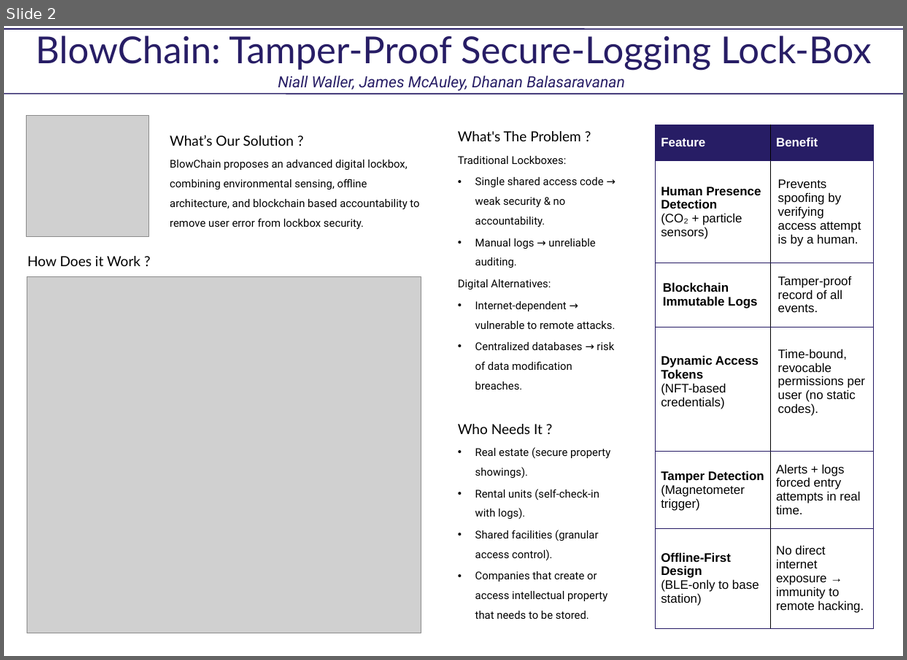
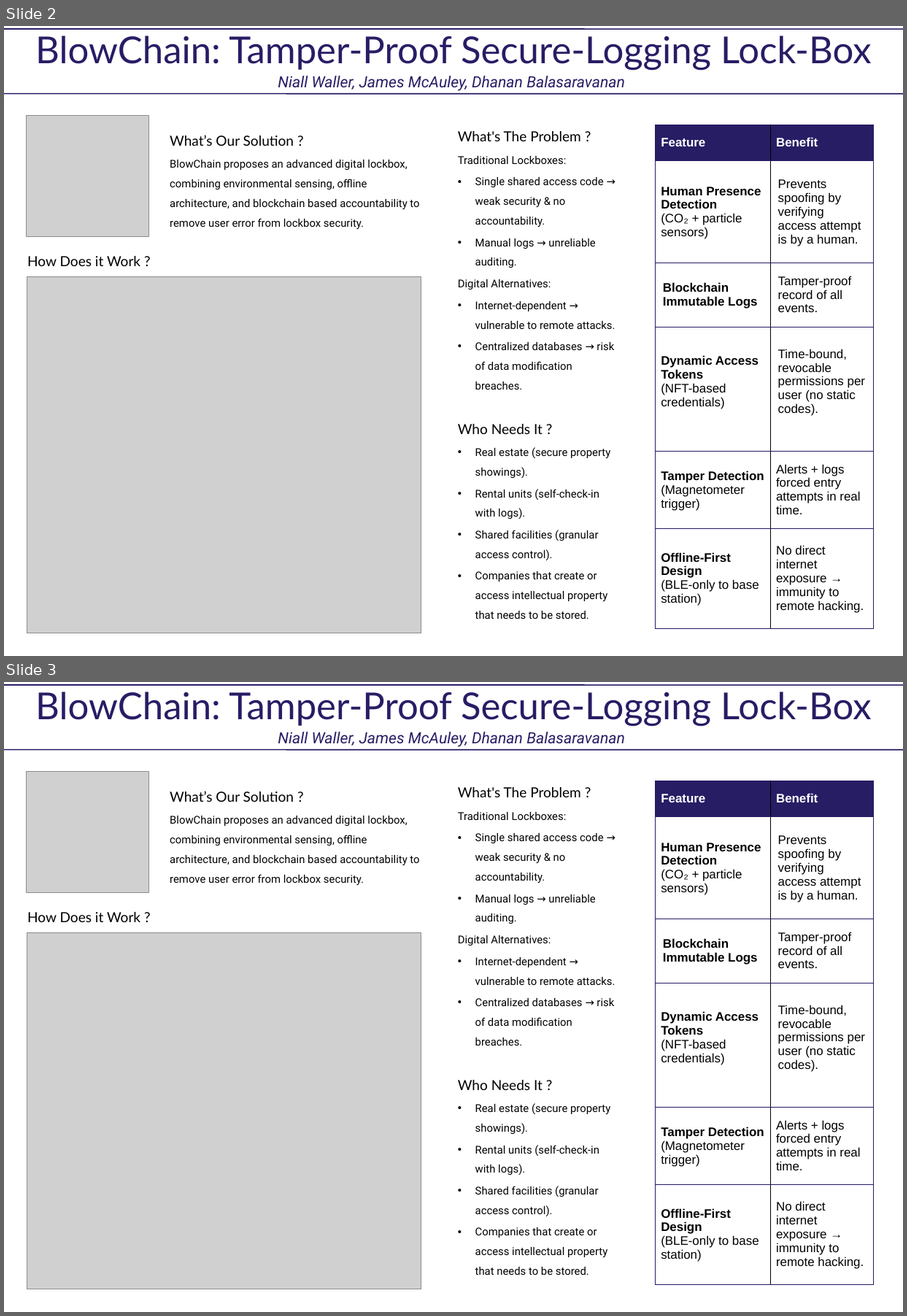
Before and after one commit to JFinnbarrM/BlowChain, a slide deck: wiki_assets/files/poster_template.pptx. Shown one above the other, each under a label of ours: slide 2 before the commit, slides 2 and 3 after it. The pictures are 907x660 and 907x1316 pixels, drawn with LibreOffice and Linux fonts; fonts in the diff are those of the drawing; grey boxes stand for pictures. Boxes give left, top, right and bottom in pixels: in the first picture for what was removed or moved away, otherwise in the second. Text is boxed around its words. In the diff, an @@ line names an element or a change of style, - is before the commit and + after.

```diff
--- a/wiki_assets/files/poster_template.pptx
+++ b/wiki_assets/files/poster_template.pptx
@@ slide 3 added at (x1=4, y1=682, x2=903, y2=1312), background #FFFFFF; not listed: 2 template elements that a slide beside it also shows @@
@@ title added at (x1=35, y1=691, x2=871, y2=726), 48 pt, text #271D65 @@
+BlowChain: Tamper-Proof Secure-Logging Lock-Box
@@ subtitle added at (x1=278, y1=732, x2=625, y2=747), 20 pt, text #271D65, italic @@
+Niall Waller, James McAuley, Dhanan Balasaravanan
@@ picture added at (x1=27, y1=771, x2=149, y2=892) @@
@@ text added at (x1=170, y1=791, x2=419, y2=885), 14 pt, text #000000 @@
+What’s Our Solution ?
+BlowChain proposes an advanced digital lockbox, combining environmental sensing, offline architecture, and blockchain based accountability to remove user error from lockbox security.
@@ text added at (x1=458, y1=787, x2=616, y2=1046), 14 pt, text #000000 @@
+What's The Problem ?
+Traditional Lockboxes:
+• Single shared access code → weak security & no accountability.
+• Manual logs → unreliable auditing.
+Digital Alternatives:
+• Internet-dependent → vulnerable to remote attacks.
+• Centralized databases → risk of data modification breaches.
@@ table added at (x1=655, y1=781, x2=874, y2=1284), 6 rows, 2 columns @@
+Feature | Benefit
+Human Presence Detection (CO₂ + particle sensors) | Prevents spoofing by verifying access attempt is by a human.
+Blockchain Immutable Logs | Tamper-proof record of all events.
+Dynamic Access Tokens (NFT-based credentials) | Time-bound, revocable permissions per user (no static codes).
+Tamper Detection (Magnetometer trigger) | Alerts + logs forced entry attempts in real time.
+Offline-First Design (BLE-only to base station) | No direct internet exposure → immunity to remote hacking.
@@ text added at (x1=27, y1=912, x2=141, y2=922), 18 pt, text #000000 @@
+How Does it Work ?
@@ picture added at (x1=27, y1=932, x2=422, y2=1288) @@
@@ text added at (x1=458, y1=1080, x2=611, y2=1275), 14 pt, text #000000 @@
+Who Needs It ?
+• Real estate (secure property showings).
+• Rental units (self-check-in with logs).
+• Shared facilities (granular access control).
+• Companies that create or access intellectual property that needs to be stored.
```
Also in this commit, not shown: 1 other slide added, 9 other files.
